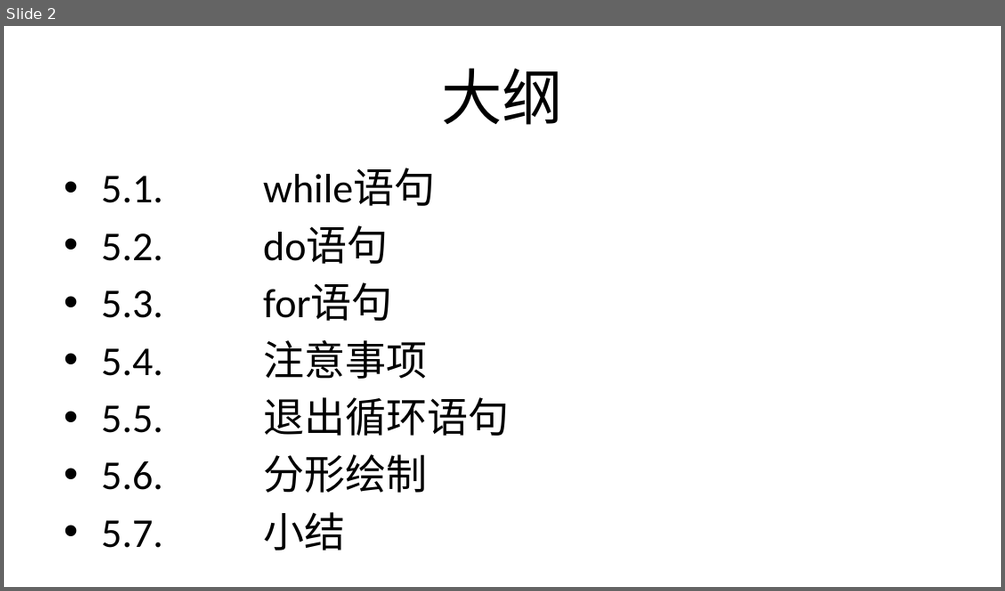
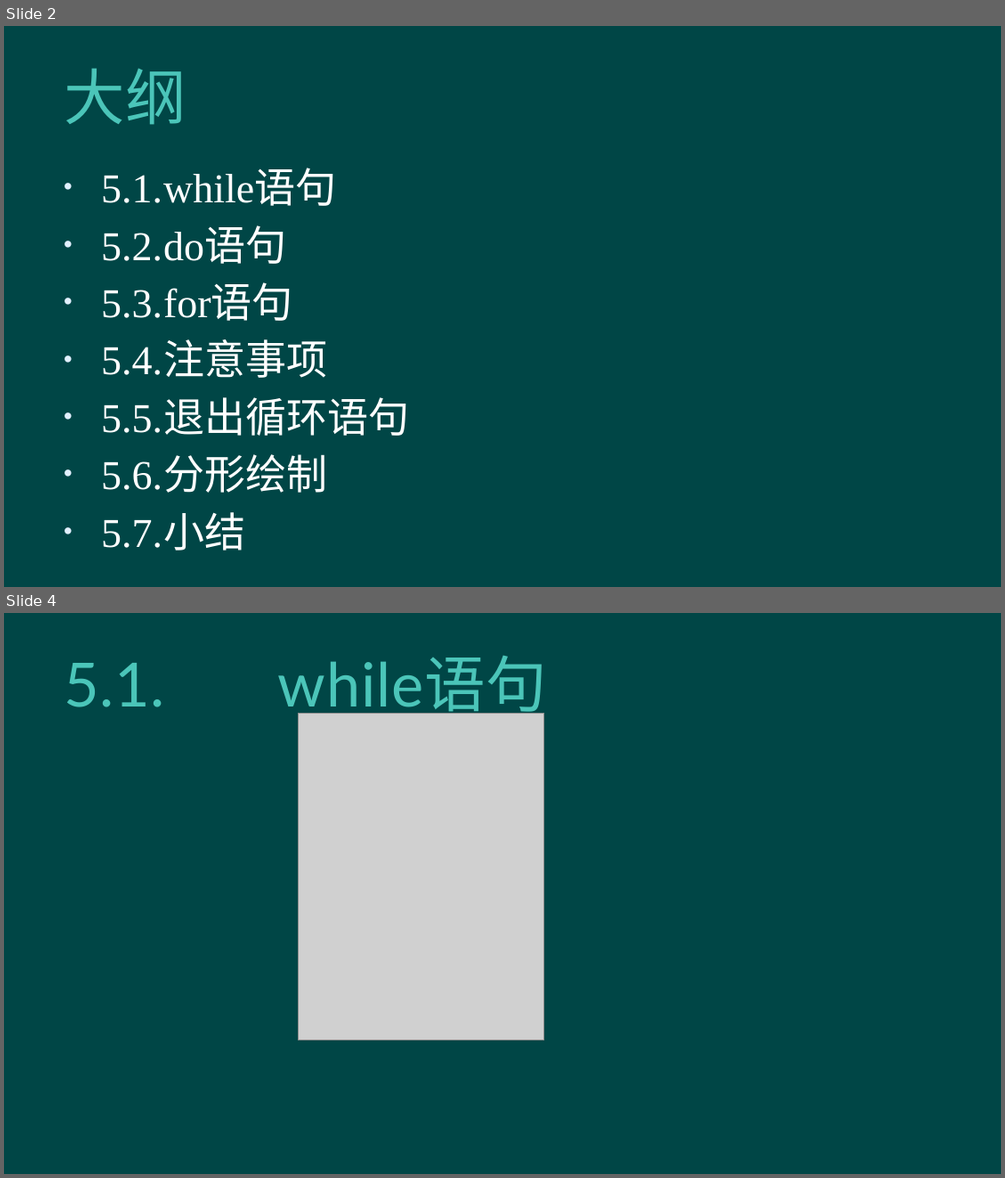
Before and after one commit to hanhonglei/Course_BasicGameProgramming, a slide deck: 第5章 循环结构程序设计/第5章 循环结构程序设计.pptx. Shown one above the other, each under a label of ours: slide 2 before the commit, slides 2 and 4 after it; the slides between them are not shown. The pictures are 1005x591 and 1005x1178 pixels, drawn with LibreOffice and Linux fonts; fonts in the diff are those of the drawing; grey boxes stand for pictures; background and template pictures are left out. Boxes give left, top, right and bottom in pixels: in the first picture for what was removed or moved away, otherwise in the second. Text is boxed around its words. In the diff, an @@ line names an element or a change of style, - is before the commit and + after.

```diff
--- a/第5章 循环结构程序设计/第5章 循环结构程序设计.pptx
+++ b/第5章 循环结构程序设计/第5章 循环结构程序设计.pptx
@@ slide 4 added at bbox=[4, 613, 1001, 1174], background #004646 @@
@@ title added at bbox=[64, 656, 547, 718], 44 pt, text #4BC5B9 @@
+5.1. while语句
@@ picture added at bbox=[298, 713, 543, 1039] @@
@@ slide 2 changed as well @@
@@ background #FFFFFF to #004646 @@
@@ title "大纲" at bbox=[64, 68, 186, 125]: font Calibri to Lato, text colour #000000 to #4BC5B9, letter spacing 0 to 0.5 pt; alignment centre to left @@
@@ text "5.1. while语句" at bbox=[101, 171, 409, 550]: font Calibri to Times New Roman, text colour #000000 to #FFFFFF @@
```
Also in this commit, not shown: 1 other slide changed, 45 other slides added.
